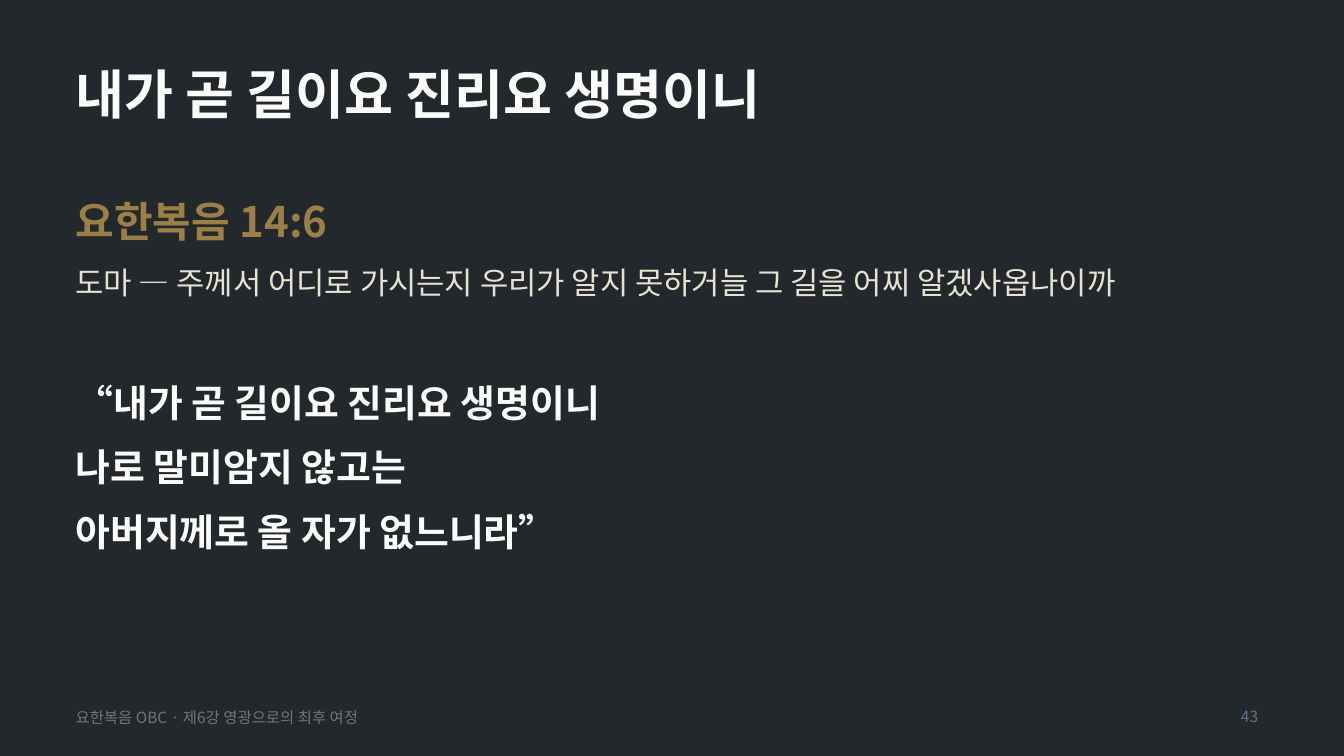
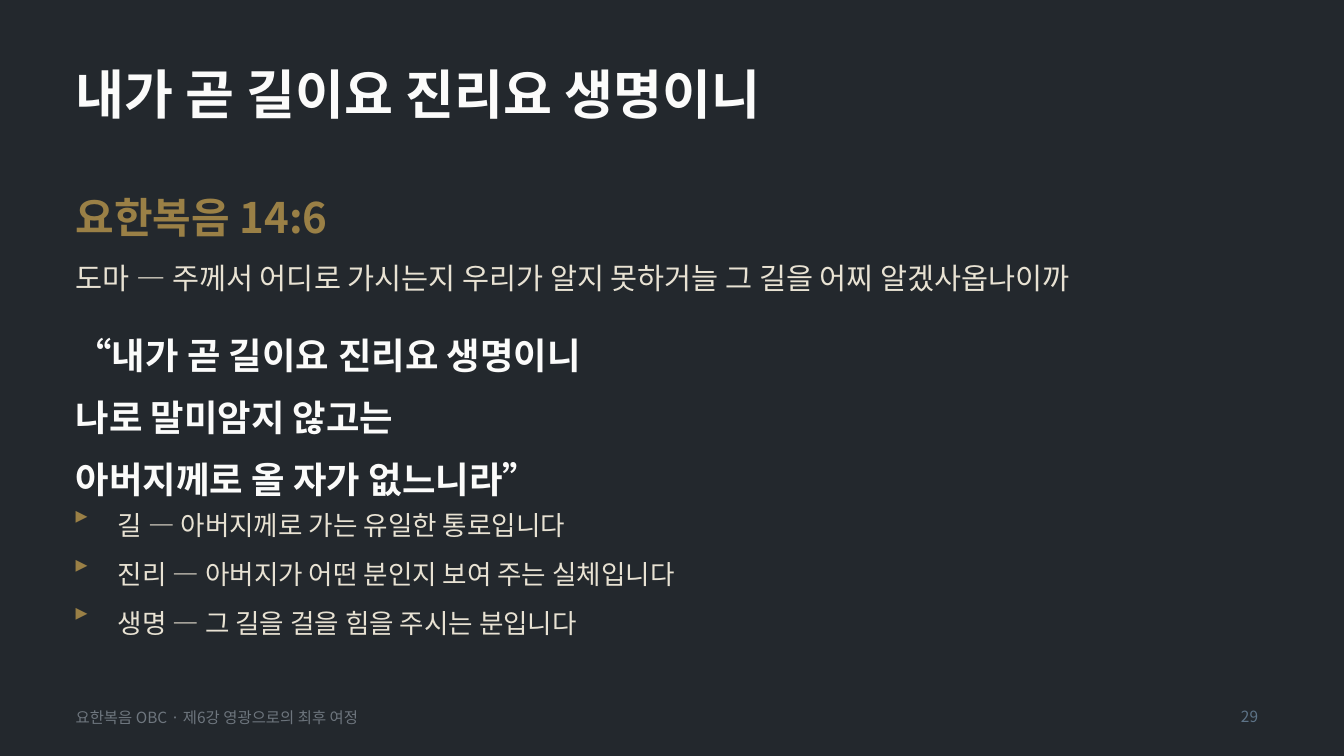
Before and after one commit to mio-modu/bible_GospelofJohn, a slide deck: slide 29 of dist/요한복음_6강_영광으로의_최후_여정.pptx (slide 43 before the commit). Drawn at 1344x756 pixels with LibreOffice and Linux fonts; fonts in the diff are those of the drawing. Boxes give left, top, right and bottom in pixels: in the first picture for what was removed or moved away, otherwise in the second. Text is boxed around its words. In the diff, an @@ line names an element or a change of style, - is before the commit and + after.

```diff
--- a/dist/요한복음_6강_영광으로의_최후_여정.pptx
+++ b/dist/요한복음_6강_영광으로의_최후_여정.pptx
@@ text "요한복음 14:6": place and size @@
-text "요한복음 14:6" at [76, 202, 328, 241]
+text "요한복음 14:6" at [76, 198, 328, 237]
@@ text "도마 — 주께서 어디로 가시는지 ..." at [76, 264, 1070, 292]: size 22 to 21 pt @@
@@ text "“내가 곧 길이요 진리요 생명이니": place and size @@
-text "“내가 곧 길이요 진리요 생명이니" at [76, 384, 600, 550]
+text "“내가 곧 길이요 진리요 생명이니" at [76, 338, 581, 497]
@@ text "“내가 곧 길이요 진리요 생명이니" at [76, 338, 581, 497]: size 27 to 26 pt @@
@@ text added at [76, 500, 116, 540], 17 pt, text #9A8046 @@
+▸
@@ text added at [118, 513, 565, 537], 19 pt, text #E8E2D3 @@
+길 — 아버지께로 가는 유일한 통로입니다
@@ text added at [76, 548, 116, 589], 17 pt, text #9A8046 @@
+▸
@@ text added at [118, 562, 674, 586], 19 pt, text #E8E2D3 @@
+진리 — 아버지가 어떤 분인지 보여 주는 실체입니다
@@ text added at [76, 597, 116, 637], 17 pt, text #9A8046 @@
+▸
@@ text added at [118, 611, 577, 635], 19 pt, text #E8E2D3 @@
+생명 — 그 길을 걸을 힘을 주시는 분입니다
@@ page number at [1241, 711, 1258, 722]: text changed @@
-43
+29
```
Also in this commit, not shown: 17 other slides changed, 22 slides removed, 12 other files.
